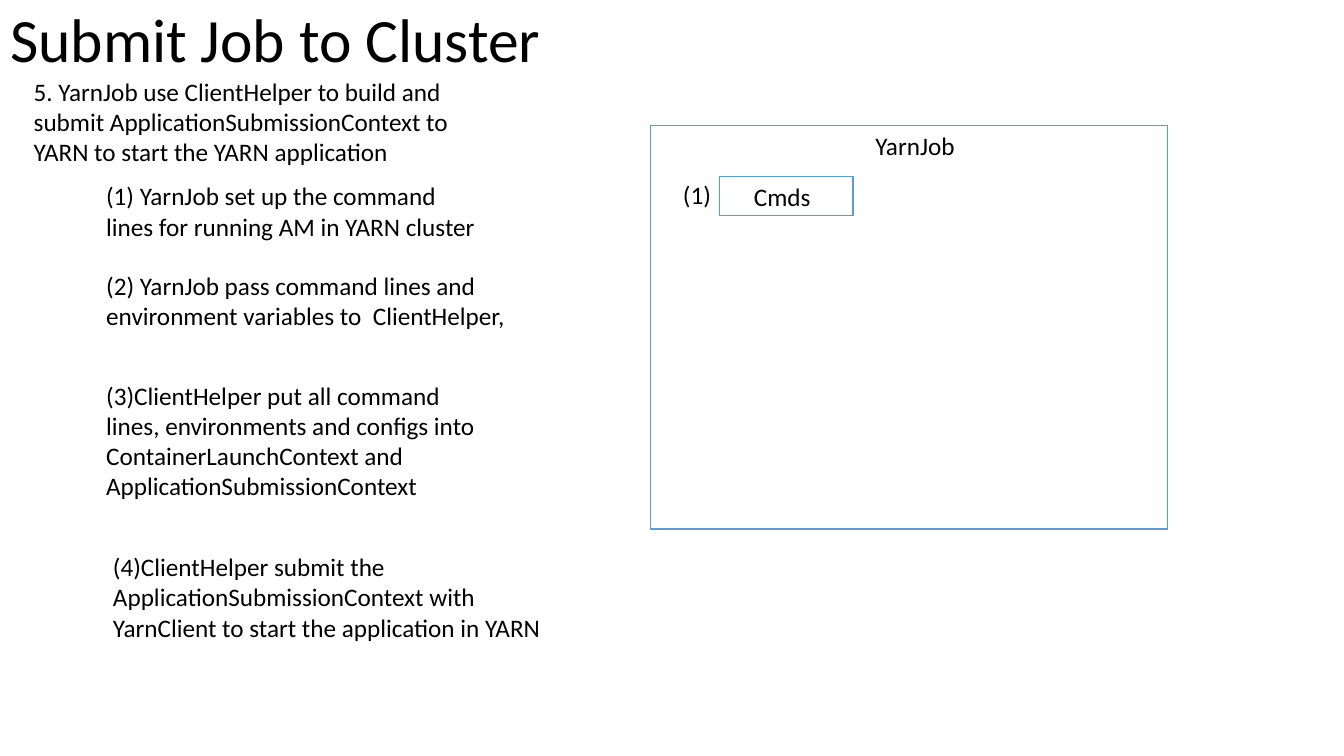
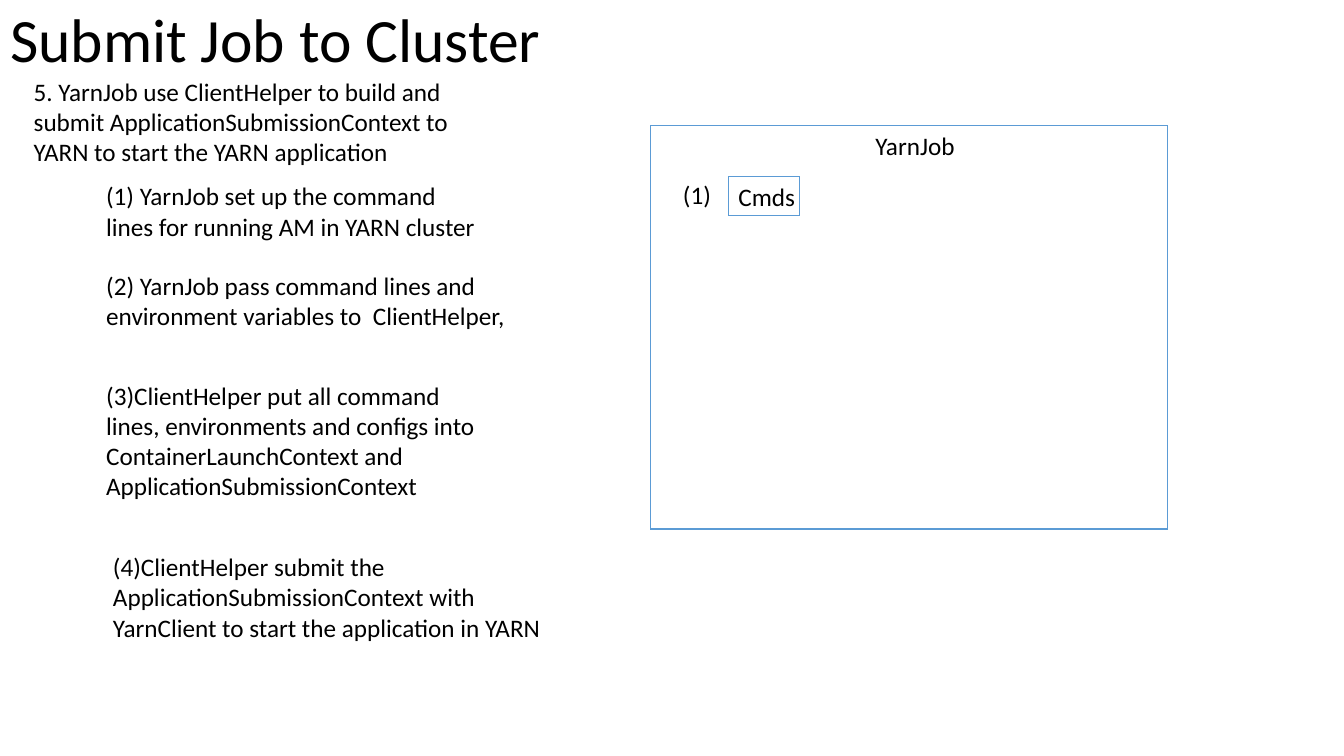
Before and after one commit to Swrrt/Samza-Documents, a slide deck: slide 70 of Documentation/SamzaStructure.pptx. Drawn at 1344x756 pixels with LibreOffice and Linux fonts; fonts in the diff are those of the drawing. Boxes give left, top, right and bottom in pixels: in the first picture for what was removed or moved away, otherwise in the second. Text is boxed around its words. In the diff, an @@ line names an element or a change of style, - is before the commit and + after.

```diff
--- a/Documentation/SamzaStructure.pptx
+++ b/Documentation/SamzaStructure.pptx
@@ text "Cmds": place and size @@
-text "Cmds" at [754, 188, 811, 207]
+text "Cmds" at [738, 188, 795, 207]
@@ rectangle: place and size @@
-rectangle at [720, 176, 854, 216]
+rectangle at [729, 176, 800, 216]
```
